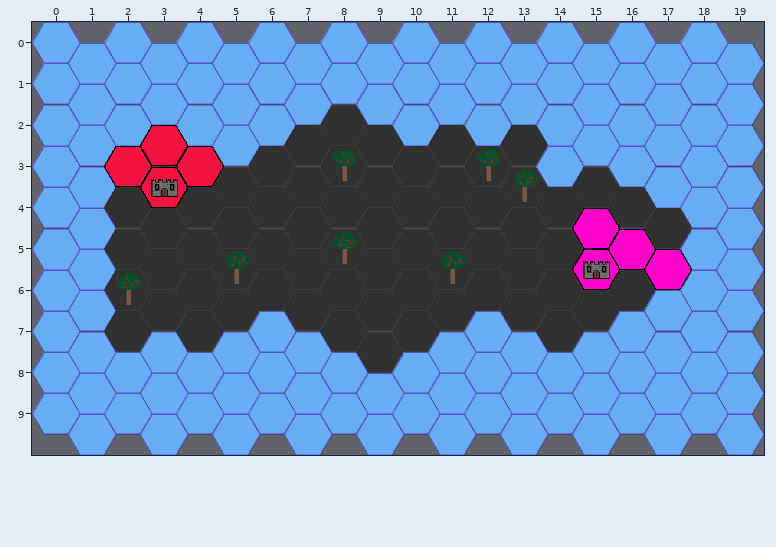
Tiled map -- android/assets/worlds/g02_01.tmx. Above: the version before the commit.
Cells are 64x55 px. Hexagonal. Every second column is shifted by half a cell. Shown: x 0..19, y 0..9. Tiles whose own drawing changed are shown in their newer look in all pictures.
The result:
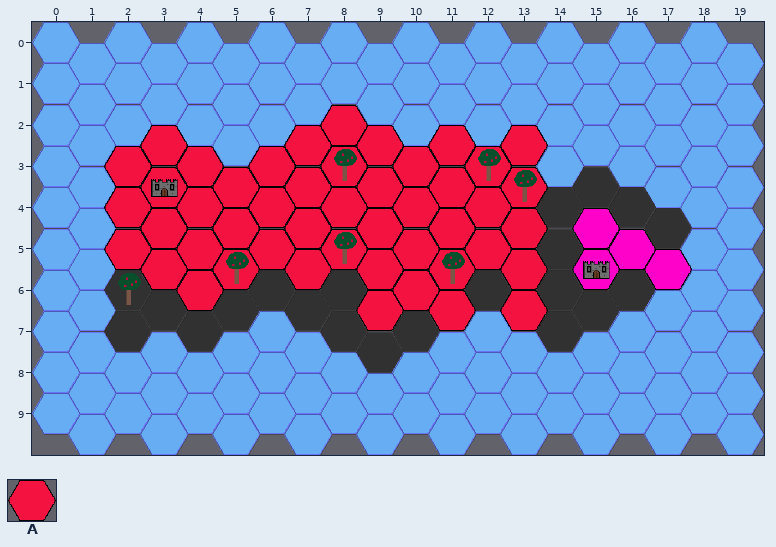
Key: from "tileset": A 1.
_ is an empty cell.
Difference:
Layer "Territories":
Tile A now appears in row 2 at x 7 to 9, 11 and 13; in row 3 at x 5 to 13; in rows 4 to 5 at x 2 to 13; in row 6 at x 4, 9 to 11 and 13.
Changed places in both pictures, as pixel boxes (x1, y1, x2, y2):
added: (104, 105, 548, 331)
